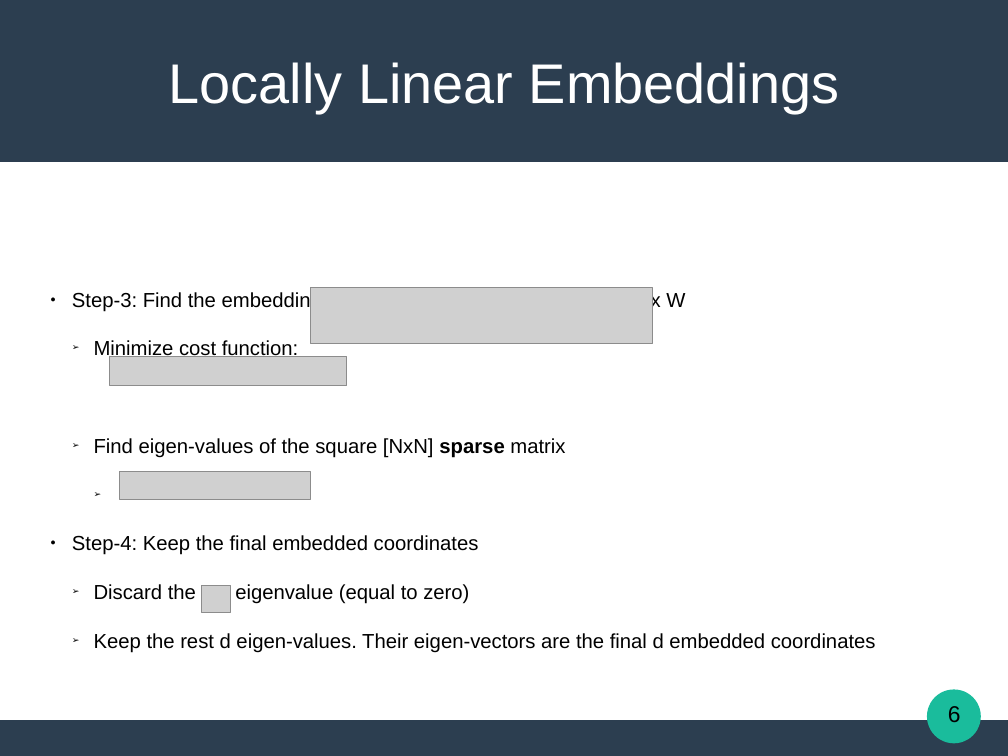
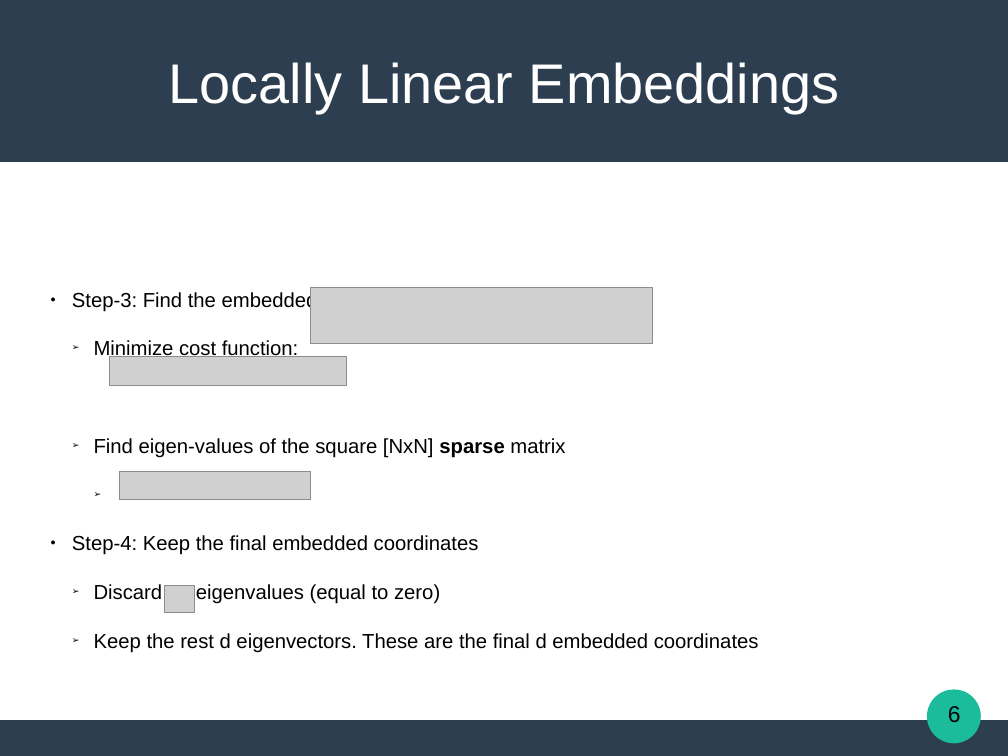
Before and after one commit to Katsileros/Dimensionality_Reduction, a slide deck: slide 6 of Diploma-Thesis-LaTeX/presentation/Locally_Linear_Embeddings_in_Pattern_Recognition.odp. Drawn at 1008x756 pixels with LibreOffice and Linux fonts; fonts in the diff are those of the drawing; grey boxes stand for pictures. Boxes give left, top, right and bottom in pixels: in the first picture for what was removed or moved away, otherwise in the second. Text is boxed around its words. In the diff, an @@ line names an element or a change of style, - is before the commit and + after.

Commit message:
13/06 Presentation

```diff
--- a/Diploma-Thesis-LaTeX/presentation/Locally_Linear_Embeddings_in_Pattern_Recognition.odp
+++ b/Diploma-Thesis-LaTeX/presentation/Locally_Linear_Embeddings_in_Pattern_Recognition.odp
@@ subtitle at [72,291,318,312]: text changed @@
-● Step-3: Find the embedding coordinates, using the weights matrix W
+● Step-3: Find the embedded coordinates, using matrix W
@@ subtitle at [94,584,759,653]: text changed @@
-  ➢ Discard the eigenvalue (equal to zero)
-  ➢ Keep the rest d eigen-values. Their eigen-vectors are the final d embedded coordinates
+  ➢ Discard eigenvalues (equal to zero)
+  ➢ Keep the rest d eigenvectors. These are the final d embedded coordinates
@@ picture: place and size @@
-picture at [201,585,231,612]
+picture at [165,585,194,612]
```
Also in this commit, not shown: 8 other slides changed, 1 other file.
